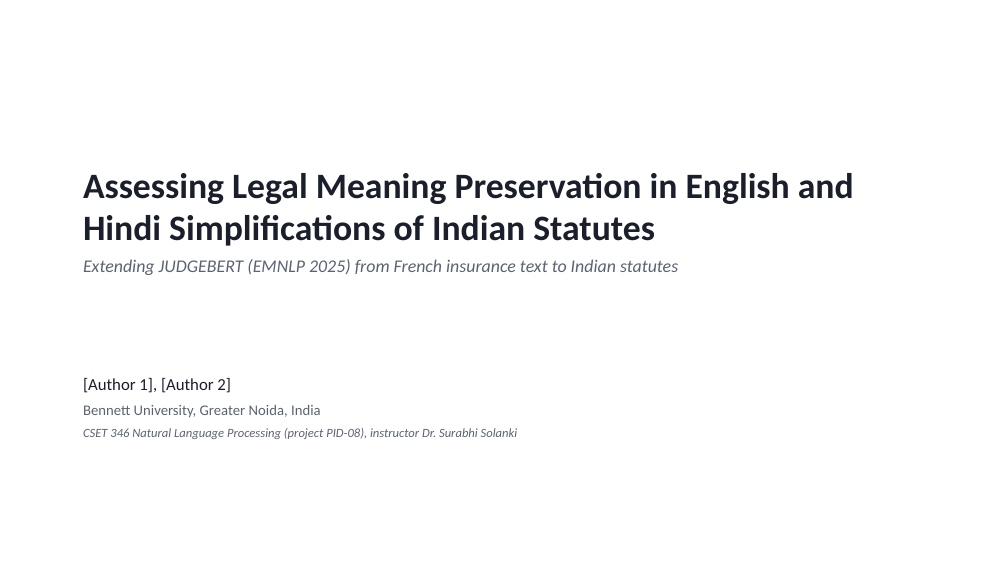
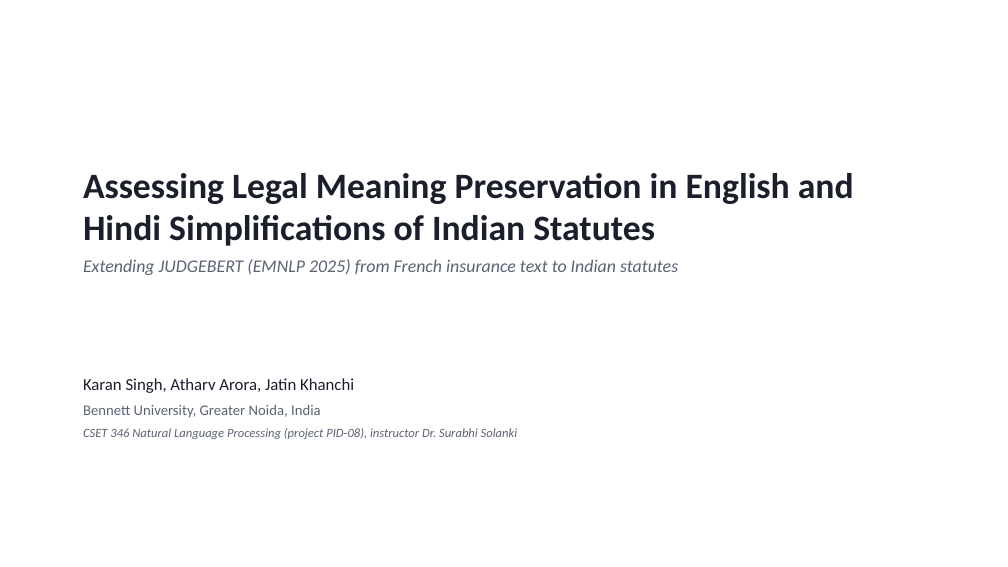
Before and after one commit to atharv-0509/legal-meaning-preservation-hi-en, a slide deck: slide 1 of paper/out/LMP_slides.pptx. Drawn at 1008x567 pixels with LibreOffice and Linux fonts; fonts in the diff are those of the drawing. Boxes give left, top, right and bottom in pixels: in the first picture for what was removed or moved away, otherwise in the second. Text is boxed around its words. In the diff, an @@ line names an element or a change of style, - is before the commit and + after.

```diff
--- a/paper/out/LMP_slides.pptx
+++ b/paper/out/LMP_slides.pptx
@@ text at box(83, 378, 354, 393): text changed @@
-[Author 1], [Author 2]
+Karan Singh, Atharv Arora, Jatin Khanchi
```
Also in this commit, not shown: 4 other files.
